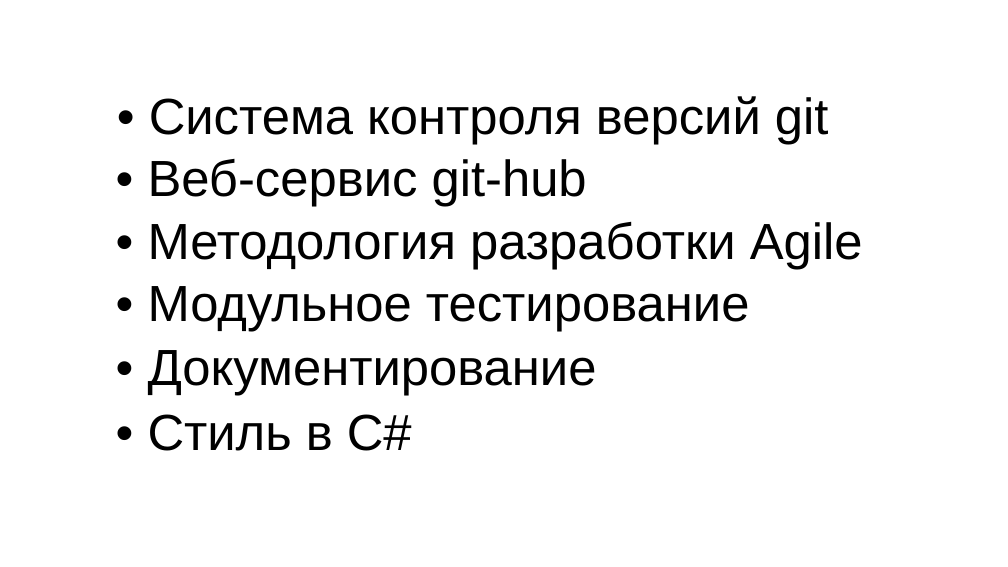
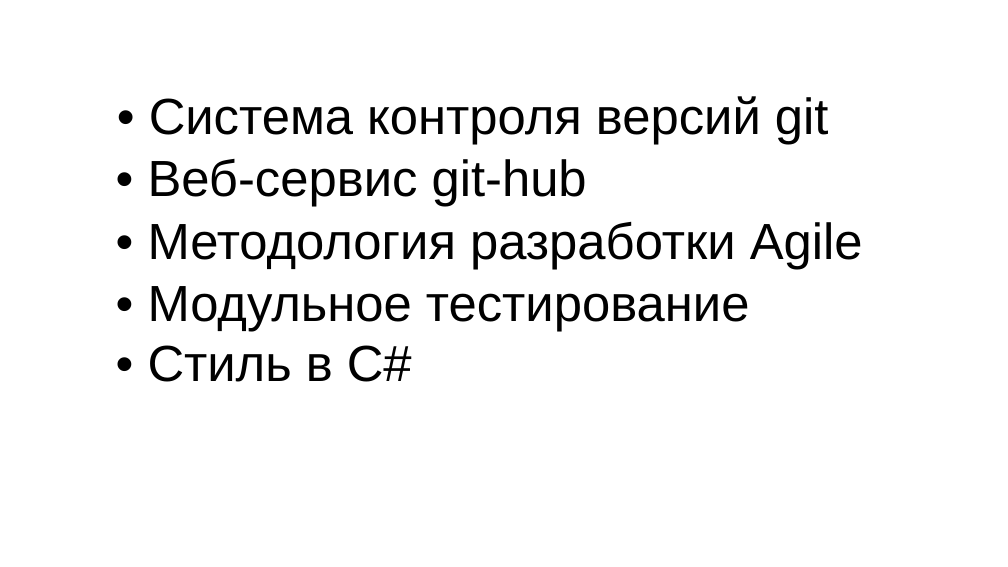
Before and after one commit to air-labs/VideoLectures, a slide deck: slide 8 of IntroductionToIndustialProgramming/git.odp (slide 6 before the commit). Drawn at 1008x567 pixels with LibreOffice and Linux fonts; fonts in the diff are those of the drawing; background and template pictures are left out. Boxes give left, top, right and bottom in pixels: in the first picture for what was removed or moved away, otherwise in the second. Text is boxed around its words. In the diff, an @@ line names an element or a change of style, - is before the commit and + after.

```diff
--- a/IntroductionToIndustialProgramming/git.odp
+++ b/IntroductionToIndustialProgramming/git.odp
@@ text "• Стиль в C#": place and size @@
-text "• Стиль в C#" at <box>148,414,412,451</box>
+text "• Стиль в C#" at <box>148,345,412,382</box>
@@ text removed at <box>148,350,597,396</box> @@
-• Документирование
```
Also in this commit, not shown: 1 other slide changed, 2 slides added, 1 slide removed, 3 other files.
